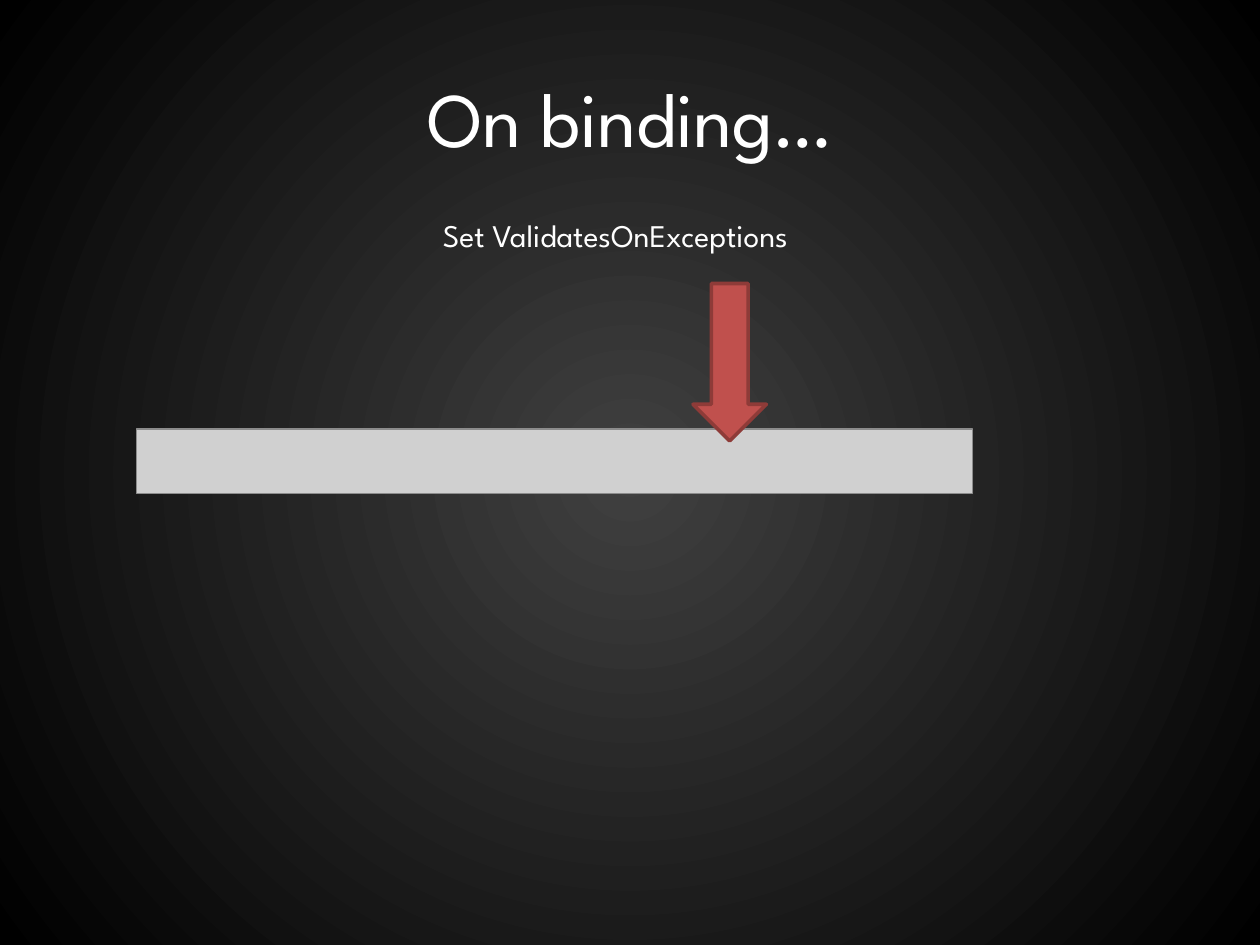
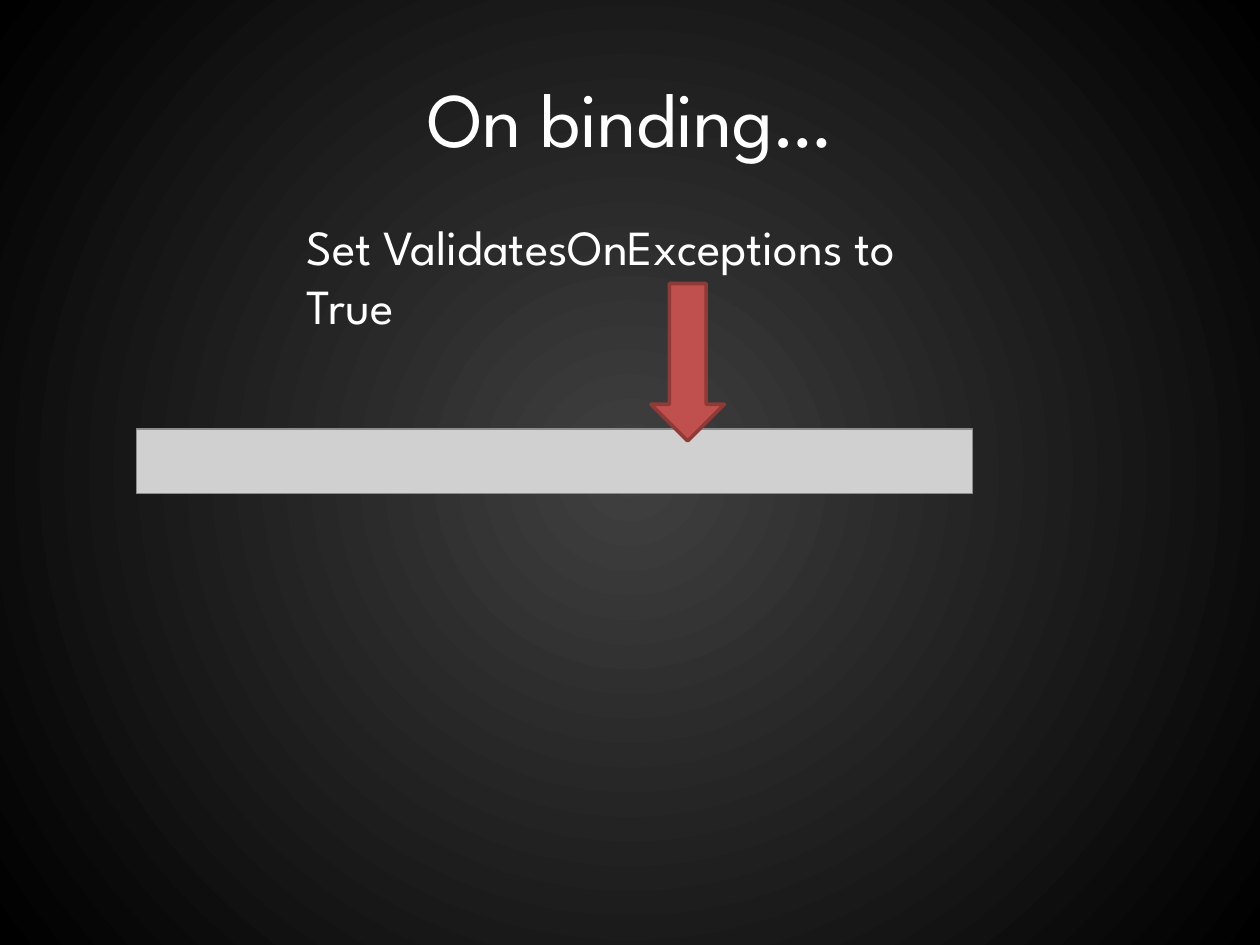
Before and after one commit to RookieOne/WPF-Input-Validation, a slide deck: slide 24 of WPF Validation.pptx. Drawn at 1260x945 pixels with LibreOffice and Linux fonts; fonts in the diff are those of the drawing; grey boxes stand for pictures. Boxes give left, top, right and bottom in pixels: in the first picture for what was removed or moved away, otherwise in the second. Text is boxed around its words. In the diff, an @@ line names an element or a change of style, - is before the commit and + after.

```diff
--- a/WPF Validation.pptx
+++ b/WPF Validation.pptx
@@ text at <box>306,231,895,325</box>: text changed; size 18 to 28 pt @@
-Set ValidatesOnExceptions
+Set ValidatesOnExceptions to True
@@ down arrow: place and size @@
-down arrow at <box>693,284,766,441</box>
+down arrow at <box>651,284,724,441</box>
```
Also in this commit, not shown: 11 other slides changed, 4 slides added.
